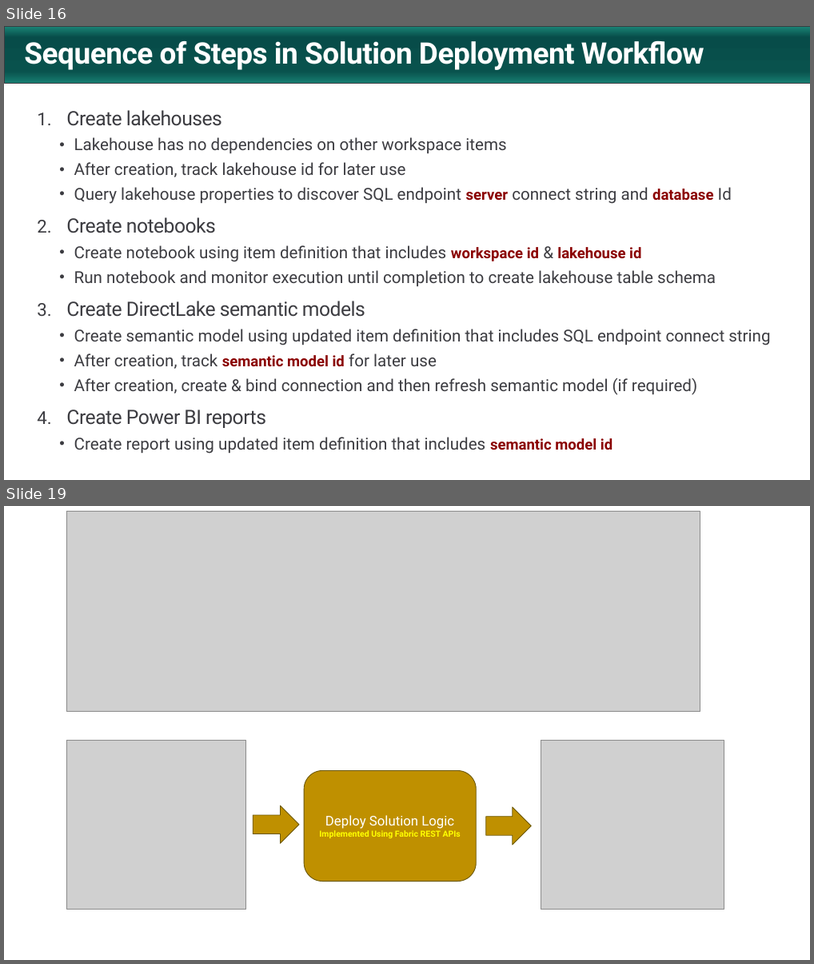
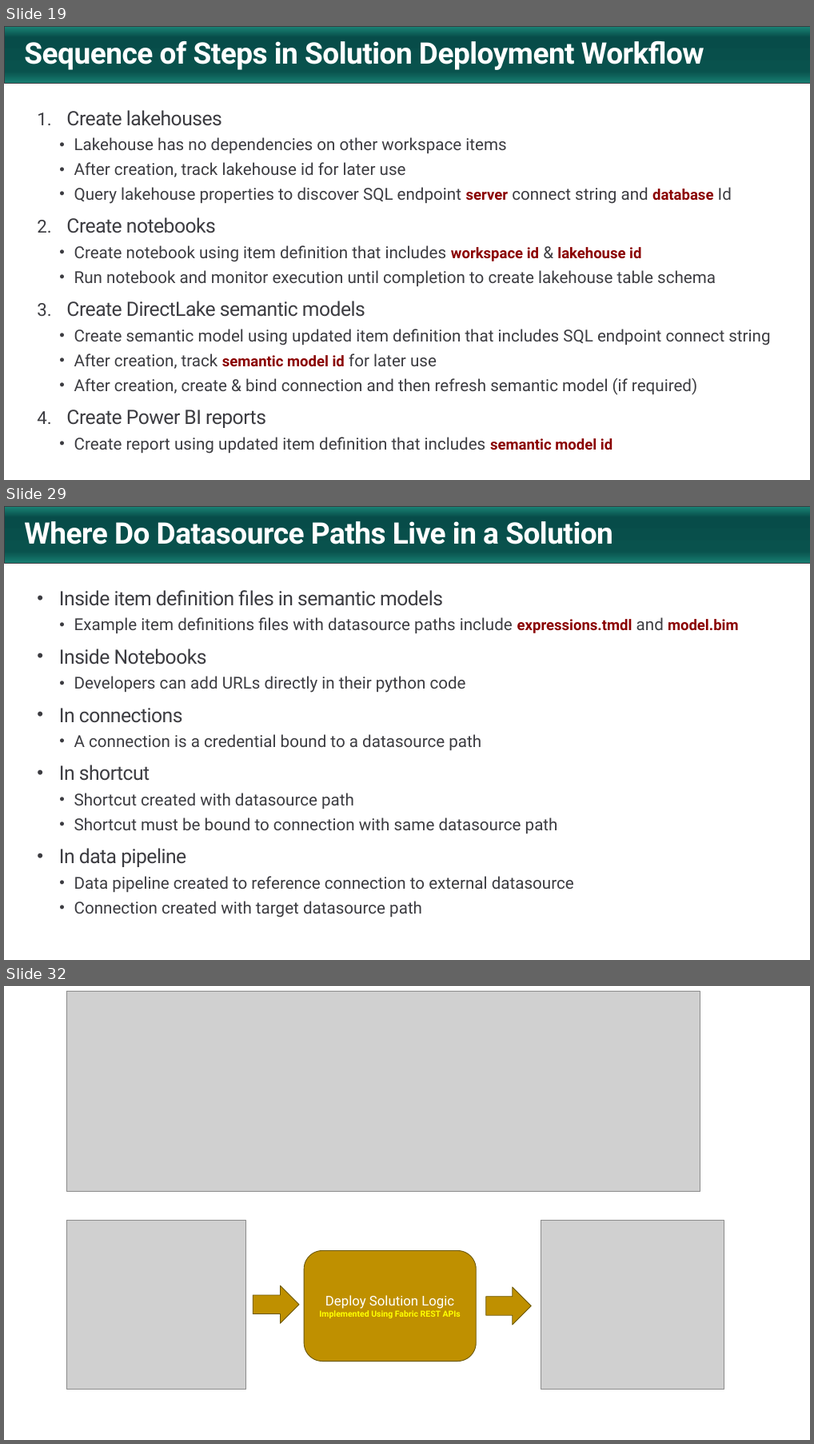
Before and after one commit to FabricDevCamp/FabricSolutionDeployment, a slide deck: docs/Automating Fabric Solution Deployment.pptx. Shown one above the other, each under a label of ours: slides 16 and 19 before the commit, slides 19, 29 and 32 after it; the slides between them are not shown. The pictures are 814x964 and 814x1444 pixels, drawn with LibreOffice and Linux fonts; fonts in the diff are those of the drawing; grey boxes stand for pictures; background and template pictures are left out. Boxes give left, top, right and bottom in pixels: in the first picture for what was removed or moved away, otherwise in the second. Text is boxed around its words. In the diff, an @@ line names an element or a change of style, - is before the commit and + after.

```diff
--- a/docs/Automating Fabric Solution Deployment.pptx
+++ b/docs/Automating Fabric Solution Deployment.pptx
@@ slide 29 added at <box>4,506,810,960</box>, background #FFFFFF; not listed: 1 template element that a slide beside it also shows @@
@@ title added at <box>24,521,614,544</box>, 36 pt, text #FFFFFF, bold @@
+Where Do Datasource Paths Live in a Solution
@@ text added at <box>59,590,739,917</box>, 20 pt, text #3C3C41 @@
+• Inside item definition files in semantic models
+  • Example item definitions files with datasource paths include expressions.tmdl and model.bim
+• Inside Notebooks
+  • Developers can add URLs directly in their python code
+• In connections
+  • A connection is a credential bound to a datasource path
+• In shortcut
+  • Shortcut created with datasource path
+  • Shortcut must be bound to connection with same datasource path
+• In data pipeline
+  • Data pipeline created to reference connection to external datasource
+  • Connection created with target datasource path
@@ what was slide 16 is now slide 19 @@
@@ what was slide 19 is now slide 32 @@
```
Also in this commit, not shown: 10 slides changed, 22 other slides added, 13 slides removed.
